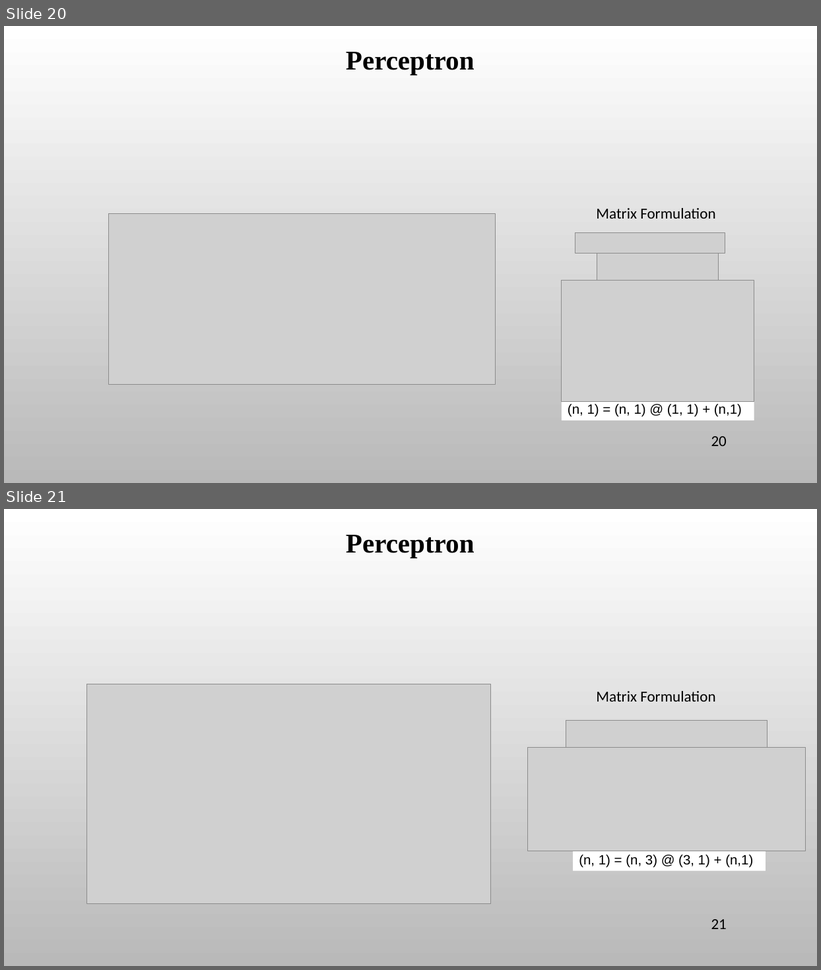
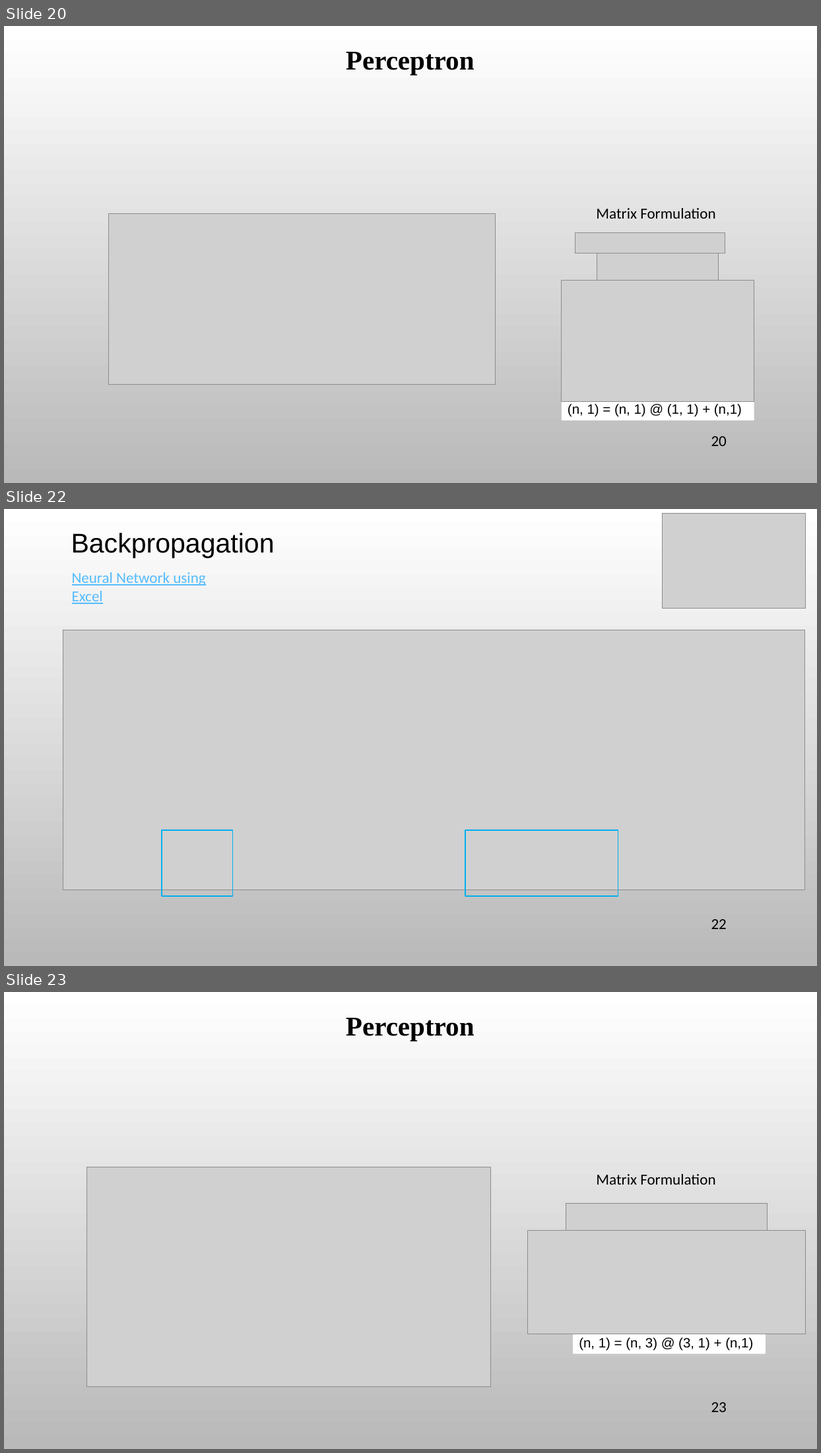
Before and after one commit to ancestor9/mathematics-for-machine-learning, a slide deck: 7_Applications of mathematics.pptx. Shown one above the other, each under a label of ours: slides 20 and 21 before the commit, slides 20, 22 and 23 after it; the slides between them are not shown. The pictures are 821x970 and 821x1453 pixels, drawn with LibreOffice and Linux fonts; fonts in the diff are those of the drawing; grey boxes stand for pictures; background and template pictures are left out. Boxes give left, top, right and bottom in pixels: in the first picture for what was removed or moved away, otherwise in the second. Text is boxed around its words. In the diff, an @@ line names an element or a change of style, - is before the commit and + after.

```diff
--- a/7_Applications of mathematics.pptx
+++ b/7_Applications of mathematics.pptx
@@ slide 22 added at (4,509,817,966), background picture (left out) @@
@@ picture added at (662,513,805,609) @@
@@ text added at (71,533,275,558), 32 pt, text #000000 @@
+Backpropagation
@@ text added at (72,572,205,604), 18 pt, text #56BCFE, underline @@
+Neural Network using Excel
@@ picture added at (63,630,805,890) @@
@@ rectangle added at (161,830,233,896), outline #00B0F0 1.25 pt @@
@@ rectangle added at (465,830,618,896), outline #00B0F0 1.25 pt @@
@@ page number added at (712,920,727,929), 18 pt, text #000000 @@
+22
@@ what was slide 21 is now slide 23 @@
@@ page number at (712,1403,727,1412): text changed @@
-21
+23
```
Also in this commit, not shown: 1 slide changed, 1 other slide added.
